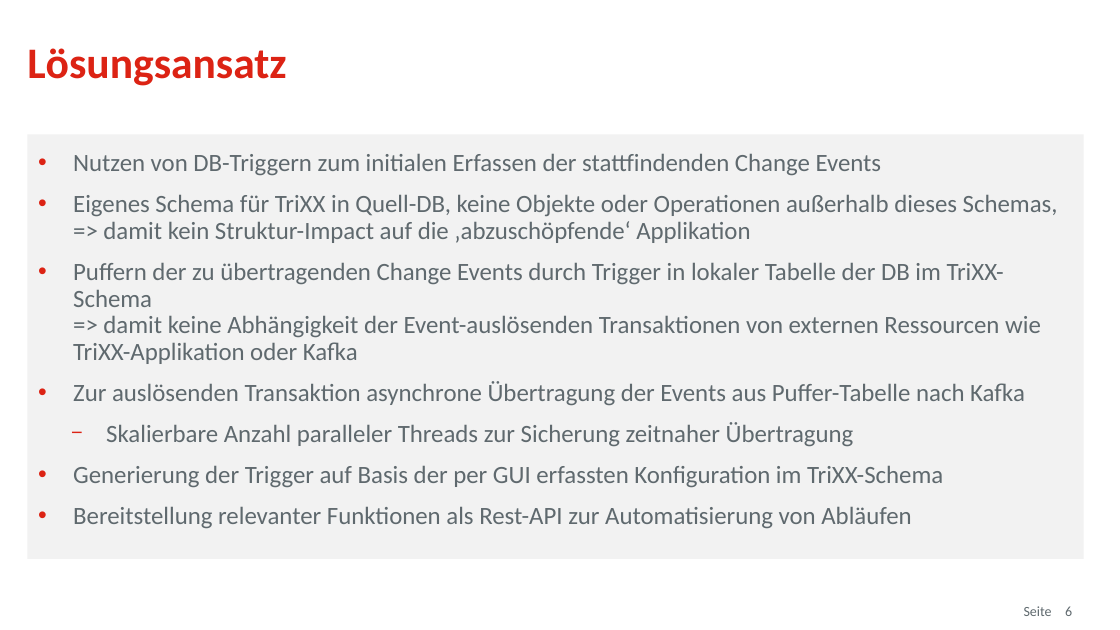
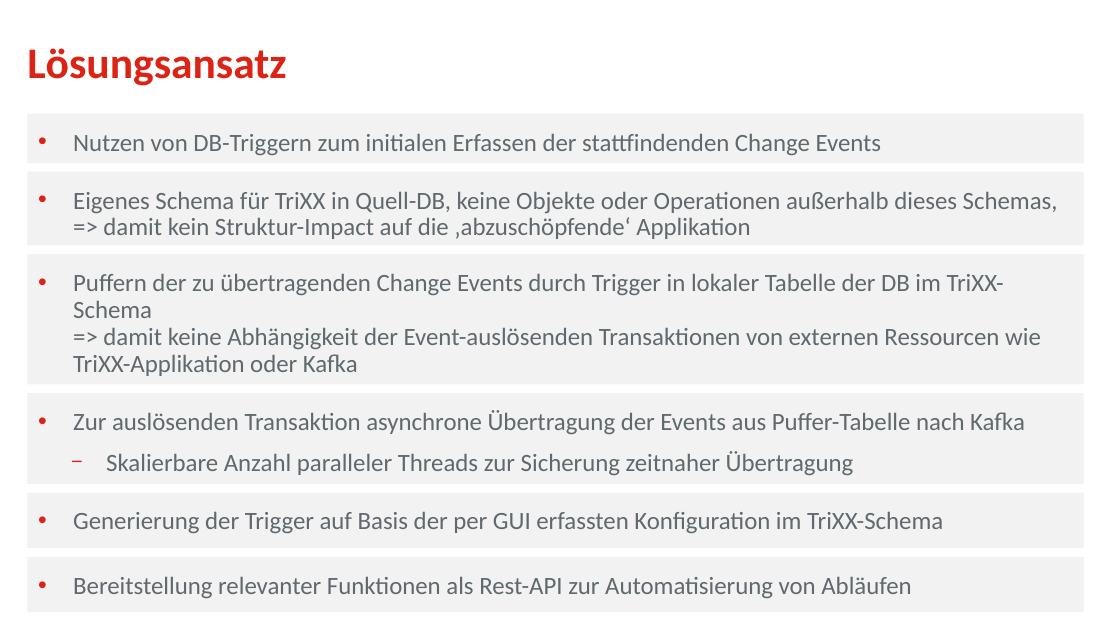
Before and after one commit to osp-ottogroup/movex-cdc, a slide deck: slide 6 of doc/2020-09_TriXX_Otto_QConf.pptx. Drawn at 1120x630 pixels with LibreOffice and Linux fonts; fonts in the diff are those of the drawing; background and template pictures are left out. Boxes give left, top, right and bottom in pixels: in the first picture for what was removed or moved away, otherwise in the second. Text is boxed around its words. In the diff, an @@ line names an element or a change of style, - is before the commit and + after.

```diff
--- a/doc/2020-09_TriXX_Otto_QConf.pptx
+++ b/doc/2020-09_TriXX_Otto_QConf.pptx
@@ rectangle added at bbox=[27, 114, 1083, 164], fill #F2F2F2, 16 pt, text #5F696E @@
+• Nutzen von DB-Triggern zum initialen Erfassen der stattfindenden Change Events
@@ rectangle added at bbox=[27, 171, 1083, 245], fill #F2F2F2, 16 pt, text #5F696E @@
+• Eigenes Schema für TriXX in Quell-DB, keine Objekte oder Operationen außerhalb dieses Schemas, => damit kein Struktur-Impact auf die ‚abzuschöpfende‘ Applikation
@@ text in rectangle at bbox=[73, 154, 1058, 243]: paragraphs removed @@
-• Nutzen von DB-Triggern zum initialen Erfassen der stattfindenden Change Events
-• Eigenes Schema für TriXX in Quell-DB, keine Objekte oder Operationen außerhalb dieses Schemas, => damit kein Struktur-Impact auf die ‚abzuschöpfende‘ Applikation
@@ rectangle "Puffern der zu übertragenden Change ...": place and size @@
-rectangle "Puffern der zu übertragenden Change ..." at bbox=[27, 134, 1083, 559]
+rectangle "Puffern der zu übertragenden Change ..." at bbox=[27, 254, 1083, 384]
@@ text in rectangle at bbox=[73, 381, 1025, 528]: paragraphs removed @@
-• Zur auslösenden Transaktion asynchrone Übertragung der Events aus Puffer-Tabelle nach Kafka
-  − Skalierbare Anzahl paralleler Threads zur Sicherung zeitnaher Übertragung
-• Generierung der Trigger auf Basis der per GUI erfassten Konfiguration im TriXX-Schema
-• Bereitstellung relevanter Funktionen als Rest-API zur Automatisierung von Abläufen
@@ rectangle added at bbox=[27, 393, 1083, 484], fill #F2F2F2, 16 pt, text #5F696E @@
+• Zur auslösenden Transaktion asynchrone Übertragung der Events aus Puffer-Tabelle nach Kafka
+  − Skalierbare Anzahl paralleler Threads zur Sicherung zeitnaher Übertragung
@@ rectangle added at bbox=[27, 493, 1083, 548], fill #F2F2F2, 16 pt, text #5F696E @@
+• Generierung der Trigger auf Basis der per GUI erfassten Konfiguration im TriXX-Schema
@@ rectangle added at bbox=[27, 557, 1083, 612], fill #F2F2F2, 16 pt, text #5F696E @@
+• Bereitstellung relevanter Funktionen als Rest-API zur Automatisierung von Abläufen
@@ text removed at bbox=[1024, 606, 1052, 616] @@
-Seite
@@ page number removed at bbox=[1065, 606, 1072, 616] @@
-6
```
Also in this commit, not shown: 9 other slides changed.
